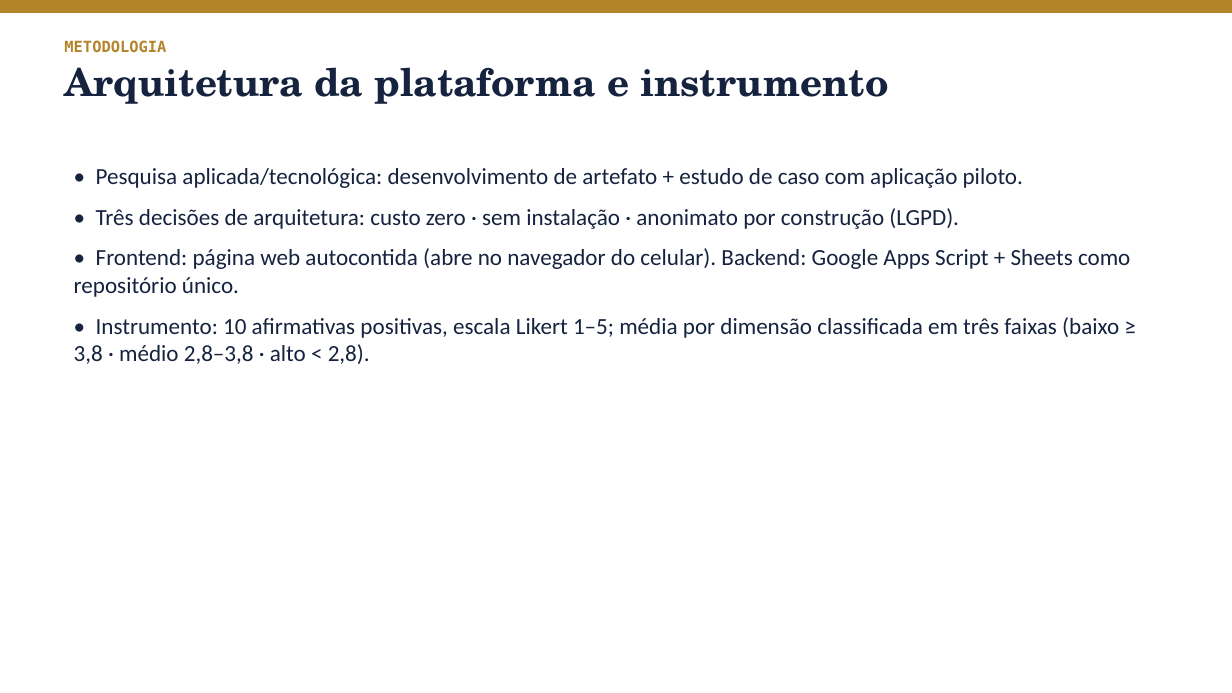
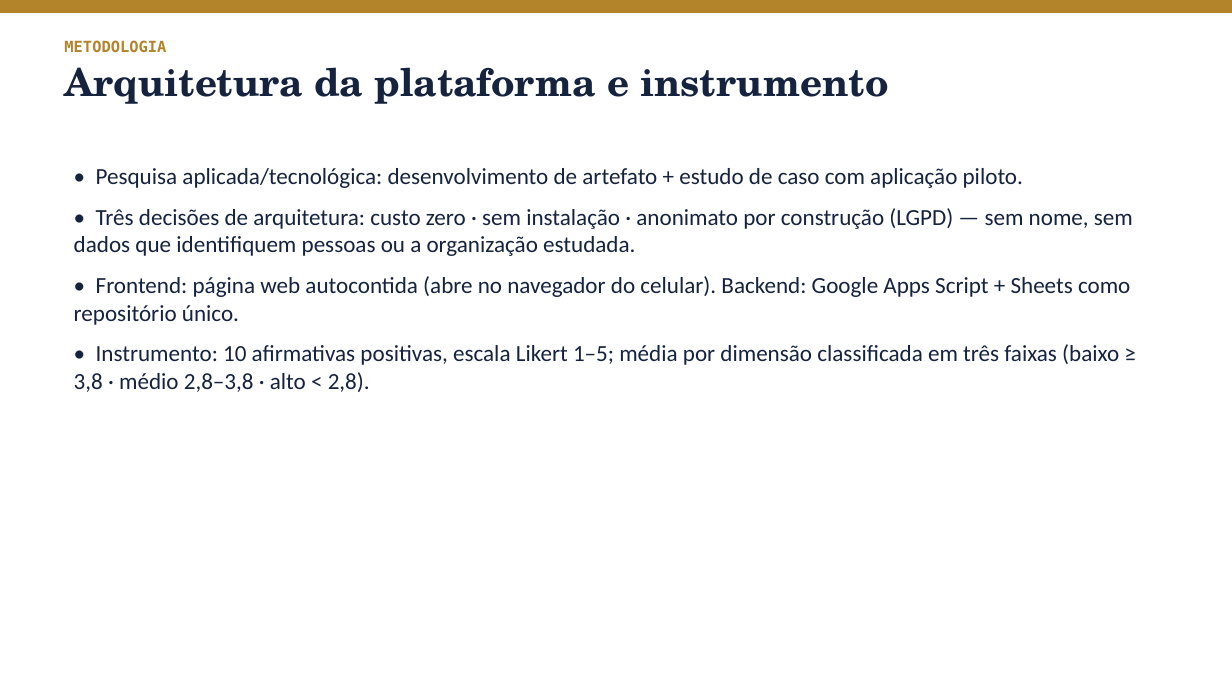
Before and after one commit to rodrigozambon20-del/TCCENGENHARIASEGURAN-A, a slide deck: slide 6 of docs/tcc/apresentacao/Apresentacao_Banca_Psike.pptx. Drawn at 1232x693 pixels with LibreOffice and Linux fonts; fonts in the diff are those of the drawing. Boxes give left, top, right and bottom in pixels: in the first picture for what was removed or moved away, otherwise in the second. Text is boxed around its words. In the diff, an @@ line names an element or a change of style, - is before the commit and + after.

```diff
--- a/docs/tcc/apresentacao/Apresentacao_Banca_Psike.pptx
+++ b/docs/tcc/apresentacao/Apresentacao_Banca_Psike.pptx
@@ text at <box>74,208,1133,256</box>: text changed @@
-• Três decisões de arquitetura: custo zero · sem instalação · anonimato por construção (LGPD).
+• Três decisões de arquitetura: custo zero · sem instalação · anonimato por construção (LGPD) — sem nome, sem dados que identifiquem pessoas ou a organização estudada.
```
Also in this commit, not shown: 4 other slides changed, 3 other files.
